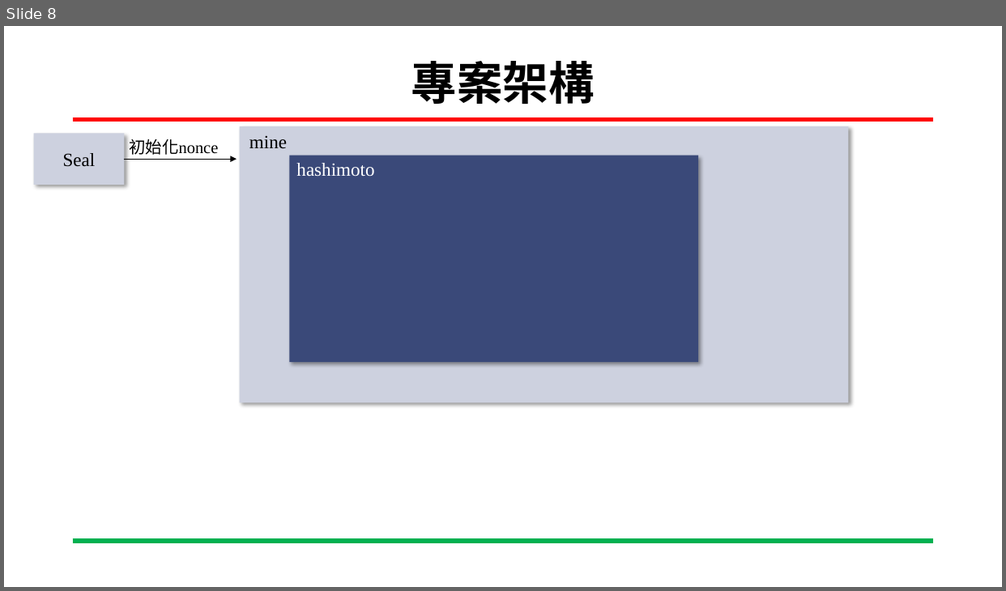
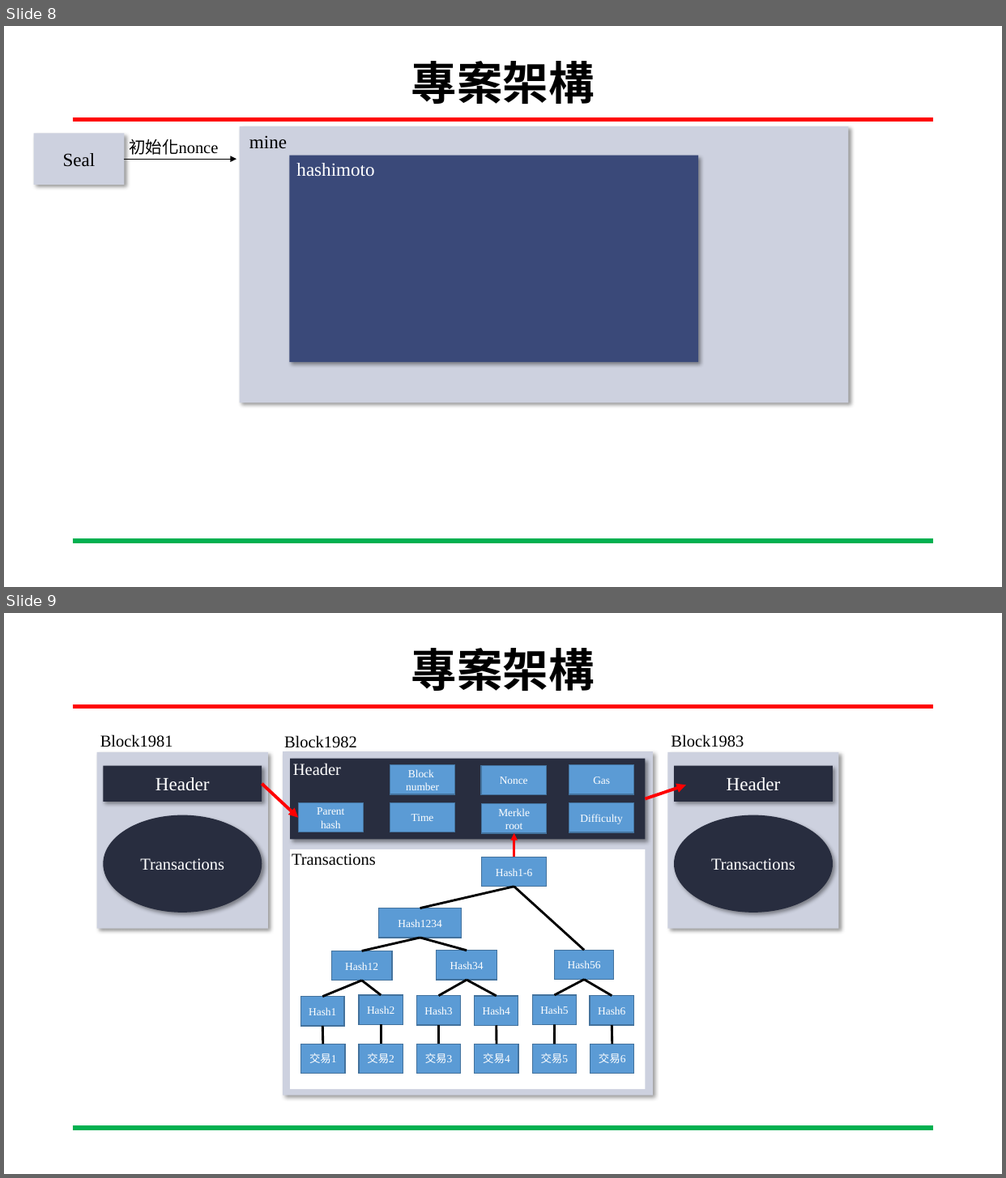
Before and after one commit to San-Zero/Senior-Project, a slide deck: 專題-私有以太坊區塊鏈實作以及其硬體加速方法調查-劉益彤.pptx. Shown one above the other, each under a label of ours: slide 8 before the commit, slides 8 and 9 after it. The pictures are 1006x591 and 1006x1178 pixels, drawn with LibreOffice and Linux fonts; fonts in the diff are those of the drawing; background and template pictures are left out. Boxes give left, top, right and bottom in pixels: in the first picture for what was removed or moved away, otherwise in the second. Text is boxed around its words. In the diff, an @@ line names an element or a change of style, - is before the commit and + after.

```diff
--- a/專題-私有以太坊區塊鏈實作以及其硬體加速方法調查-劉益彤.pptx
+++ b/專題-私有以太坊區塊鏈實作以及其硬體加速方法調查-劉益彤.pptx
@@ slide 9 added at box(4, 613, 1002, 1174), background #FFFFFF; not listed: 2 template elements that a slide beside it also shows @@
@@ title added at box(411, 648, 594, 691), 44 pt, text #000000, bold @@
+專案架構
@@ group added at box(97, 735, 839, 1096): 31 rectangles, 16 lines, 5 texts, 3 arrows, 2 ellipses @@
+Block1982
+Hash1-6
+Hash1234
+Hash56
+Hash12
+Hash34
+Hash2
+Hash1
+Hash3
+Hash6
+Hash4
+Hash5
+交易1
+交易2
+交易3
+交易4
+交易5
+交易6
+Merkle root
+Parent
+hash
+Time
+Difficulty
+Block
+number
+Nonce
+Gas
+Header
+Transactions
+Header
+Transactions
+Block1981
+Header
+Transactions
+Block1983
```
Also in this commit, not shown: 2 slides changed, 1 other slide added, 9 other files.
